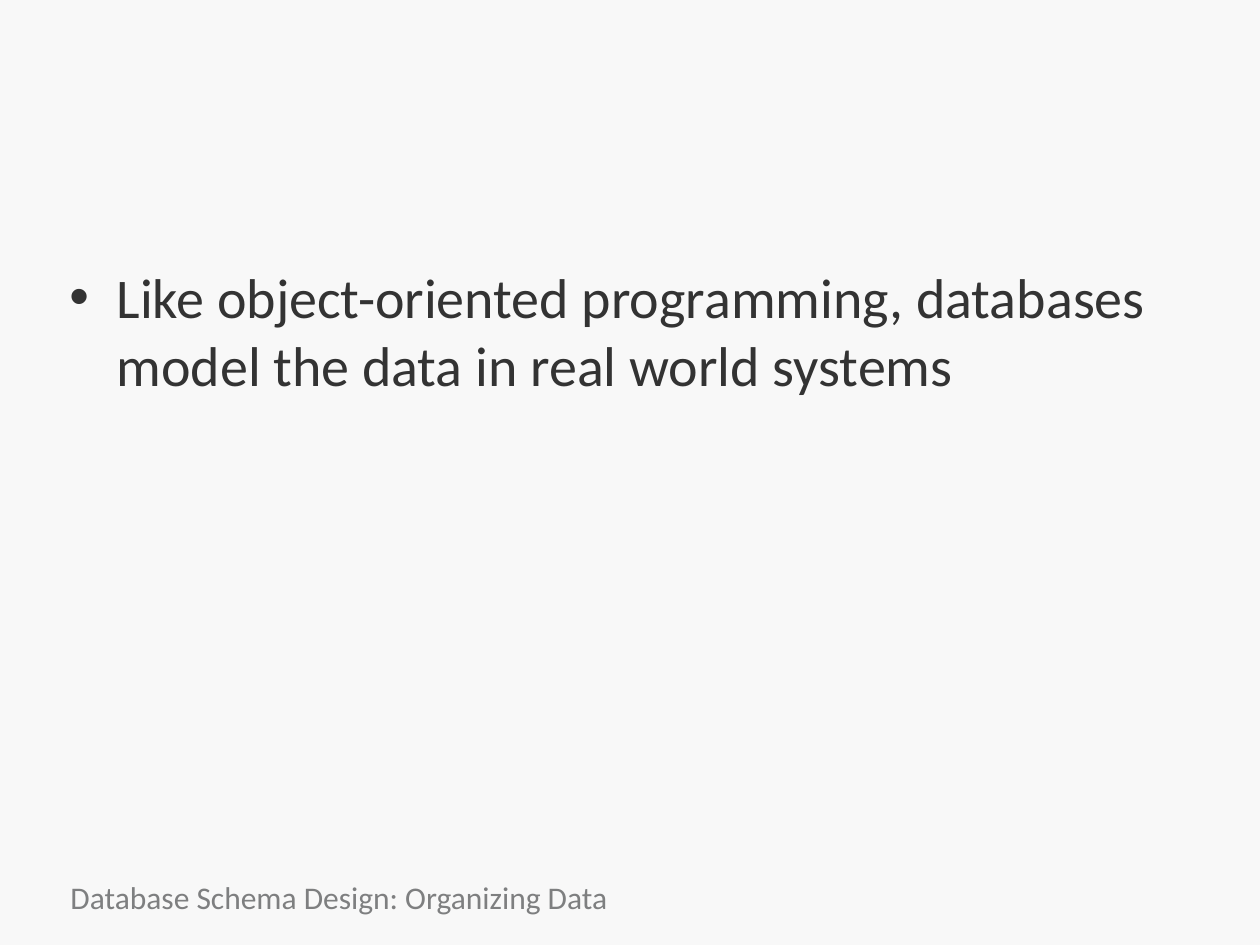
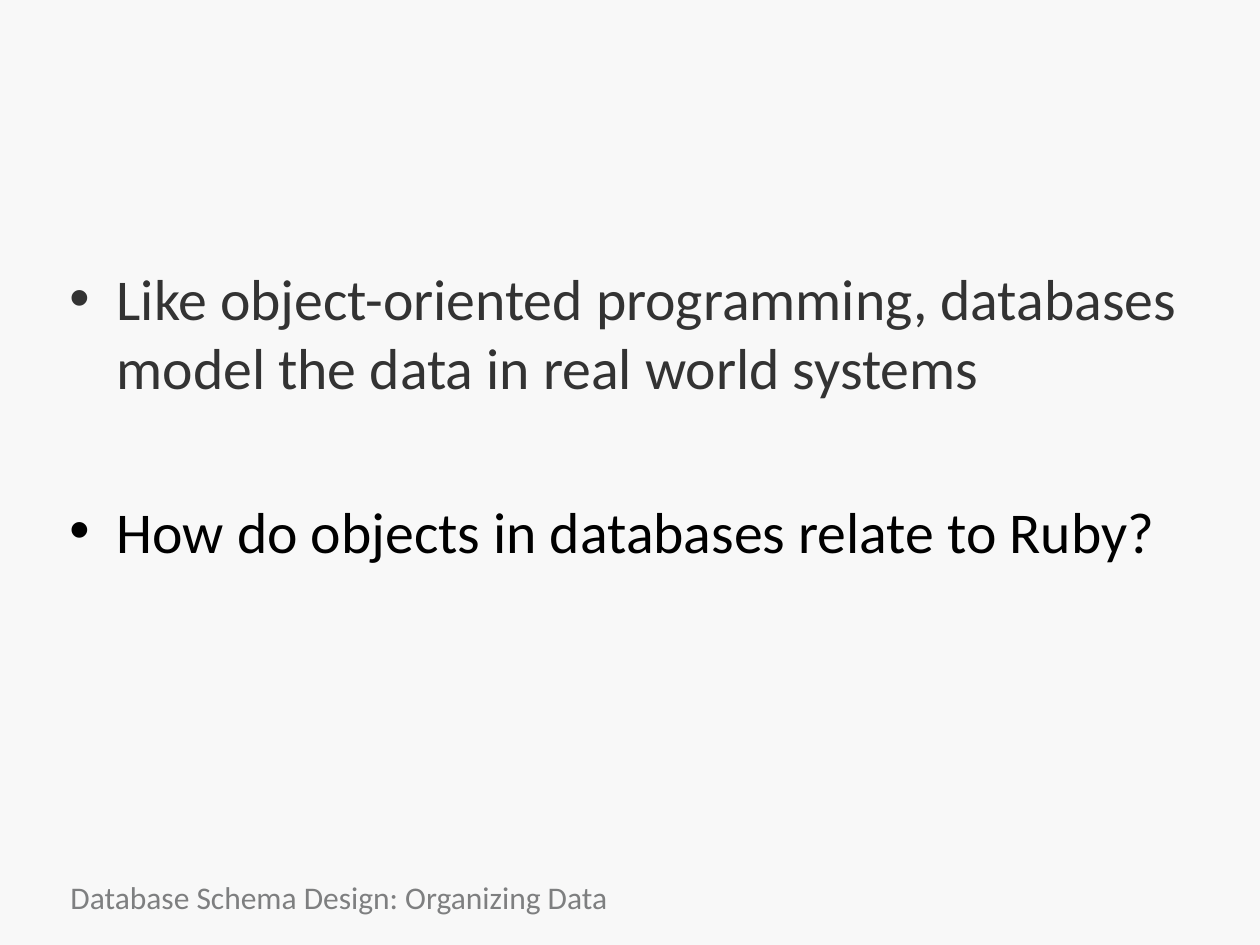
Before and after one commit to bootcoder/sql_schema_design_basics, a slide deck: slide 10 of HTC-schema-sql.pptx (slide 12 before the commit). Drawn at 1260x945 pixels with LibreOffice and Linux fonts; fonts in the diff are those of the drawing; background and template pictures are left out. Boxes give left, top, right and bottom in pixels: in the first picture for what was removed or moved away, otherwise in the second. Text is boxed around its words. In the diff, an @@ line names an element or a change of style, - is before the commit and + after.

```diff
--- a/HTC-schema-sql.pptx
+++ b/HTC-schema-sql.pptx
@@ text at <box>117,280,1177,399</box>: size 32 to 33 pt in "Like object-oriented programming, databases model the data ..." @@
@@ text at <box>117,513,1155,563</box>: paragraph added @@
+• How do objects in databases relate to Ruby?
```
Also in this commit, not shown: 9 other slides changed, 4 slides added, 4 slides removed.
